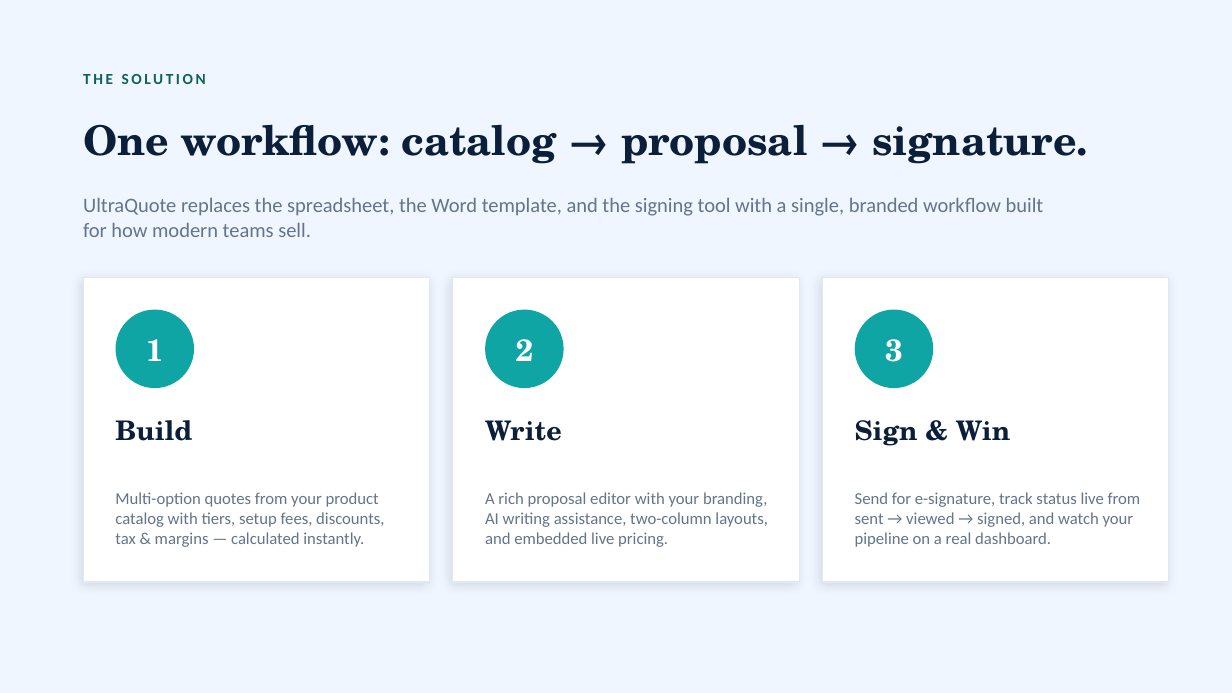
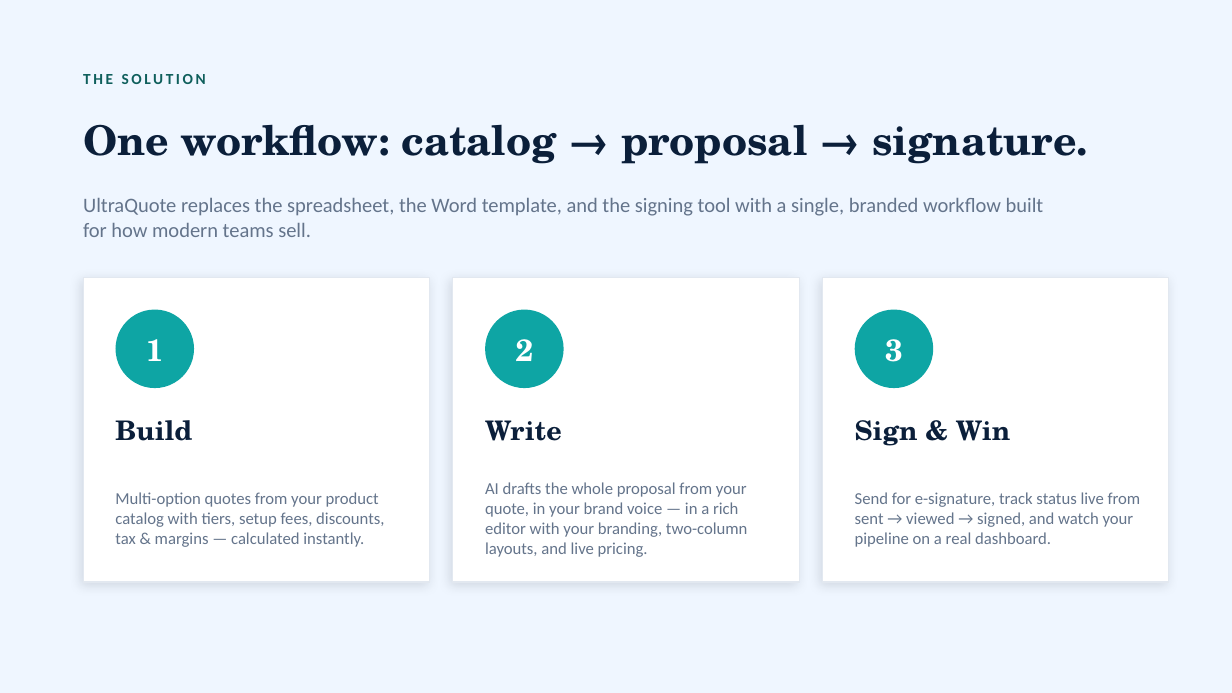
Before and after one commit to spandya007/ultraquote, a slide deck: slide 3 of marketing-materials/ultraquote-deck.pptx. Drawn at 1232x693 pixels with LibreOffice and Linux fonts; fonts in the diff are those of the drawing. Boxes give left, top, right and bottom in pixels: in the first picture for what was removed or moved away, otherwise in the second. Text is boxed around its words. In the diff, an @@ line names an element or a change of style, - is before the commit and + after.

```diff
--- a/marketing-materials/ultraquote-deck.pptx
+++ b/marketing-materials/ultraquote-deck.pptx
@@ text at [485, 482, 747, 557]: text changed @@
-A rich proposal editor with your branding, AI writing assistance, two-column layouts, and embedded live pricing.
+AI drafts the whole proposal from your quote, in your brand voice — in a rich editor with your branding, two-column layouts, and live pricing.
```
Also in this commit, not shown: 3 other slides changed, 6 other files.
